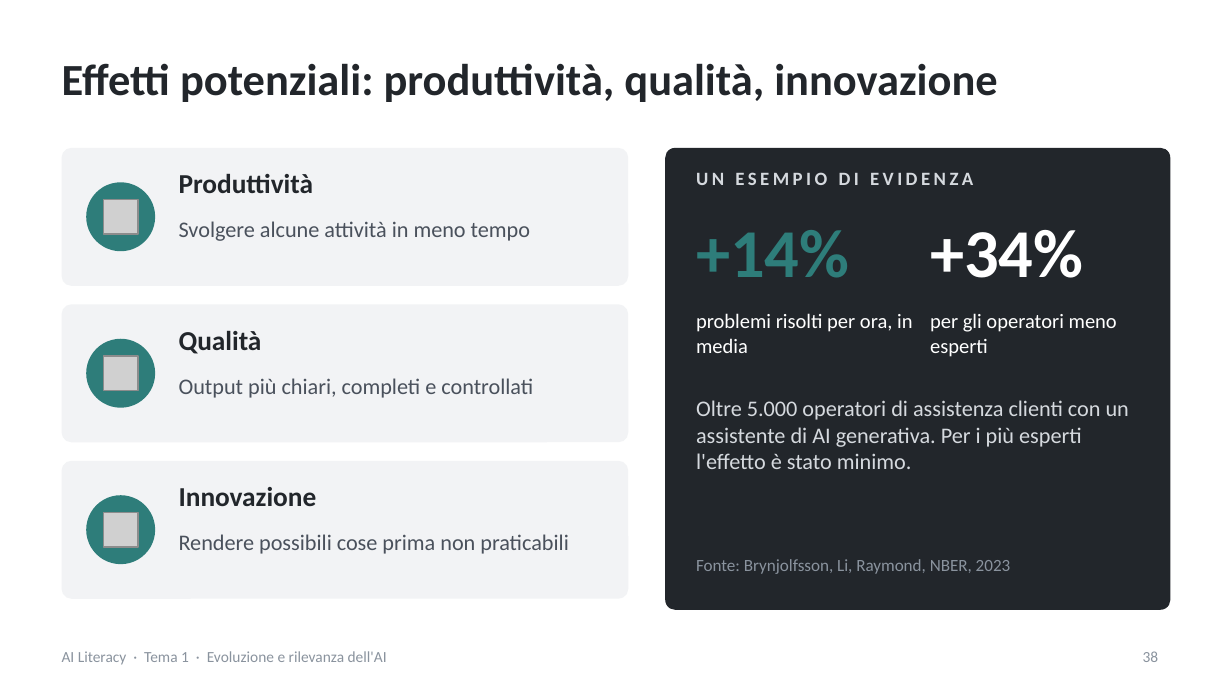
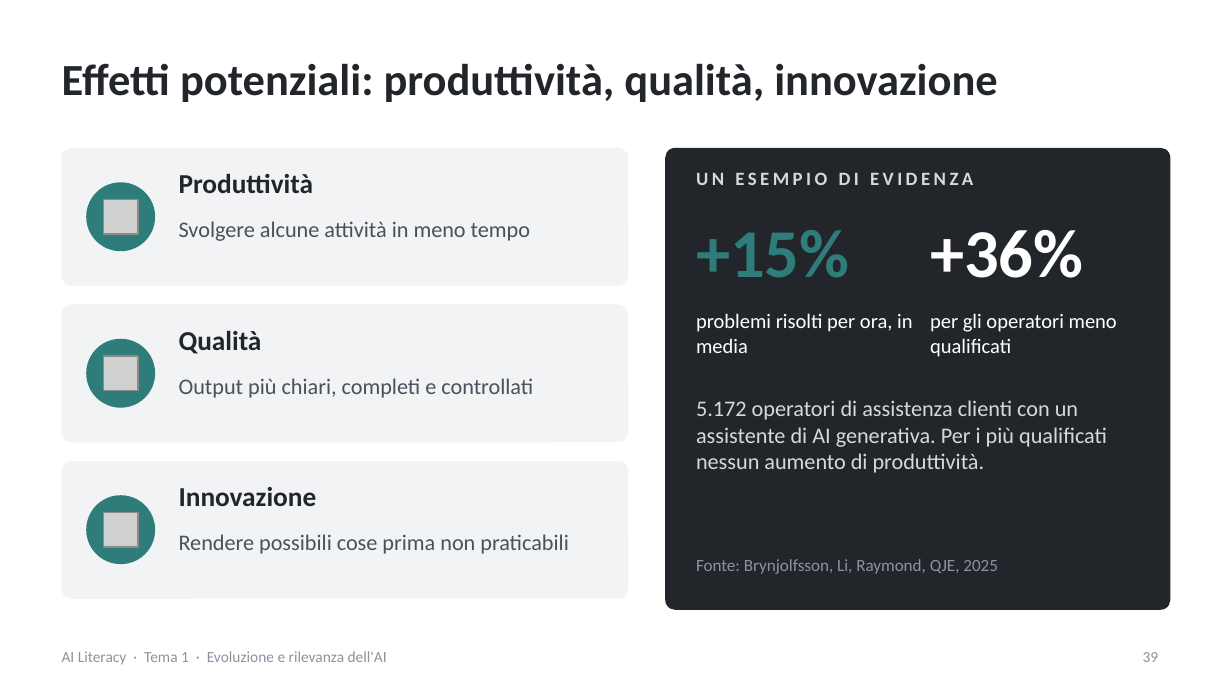
Before and after one commit to NetAi-IT/Formazione-AI-Literacy-Official, a slide deck: slide 39 of Base/Tema1_Evoluzione_e_rilevanza_AI.pptx (slide 38 before the commit). Drawn at 1232x693 pixels with LibreOffice and Linux fonts; fonts in the diff are those of the drawing; grey boxes stand for pictures. Boxes give left, top, right and bottom in pixels: in the first picture for what was removed or moved away, otherwise in the second. Text is boxed around its words. In the diff, an @@ line names an element or a change of style, - is before the commit and + after.

```diff
--- a/Base/Tema1_Evoluzione_e_rilevanza_AI.pptx
+++ b/Base/Tema1_Evoluzione_e_rilevanza_AI.pptx
@@ text at [696, 230, 849, 278]: text changed @@
-+14%
++15%
@@ text at [930, 230, 1083, 278]: text changed @@
-+34%
++36%
@@ text at [930, 313, 1117, 357]: text changed @@
-per gli operatori meno esperti
+per gli operatori meno qualificati
@@ text at [696, 400, 1107, 473]: text changed @@
-Oltre 5.000 operatori di assistenza clienti con un assistente di AI generativa. Per i più esperti l'effetto è stato minimo.
+5.172 operatori di assistenza clienti con un assistente di AI generativa. Per i più qualificati nessun aumento di produttività.
@@ text at [696, 559, 998, 574]: text changed @@
-Fonte: Brynjolfsson, Li, Raymond, NBER, 2023
+Fonte: Brynjolfsson, Li, Raymond, QJE, 2025
@@ page number at [1143, 652, 1159, 662]: text changed @@
-38
+39
```
Also in this commit, not shown: 11 other slides changed, 4 slides added, 9 other files.
